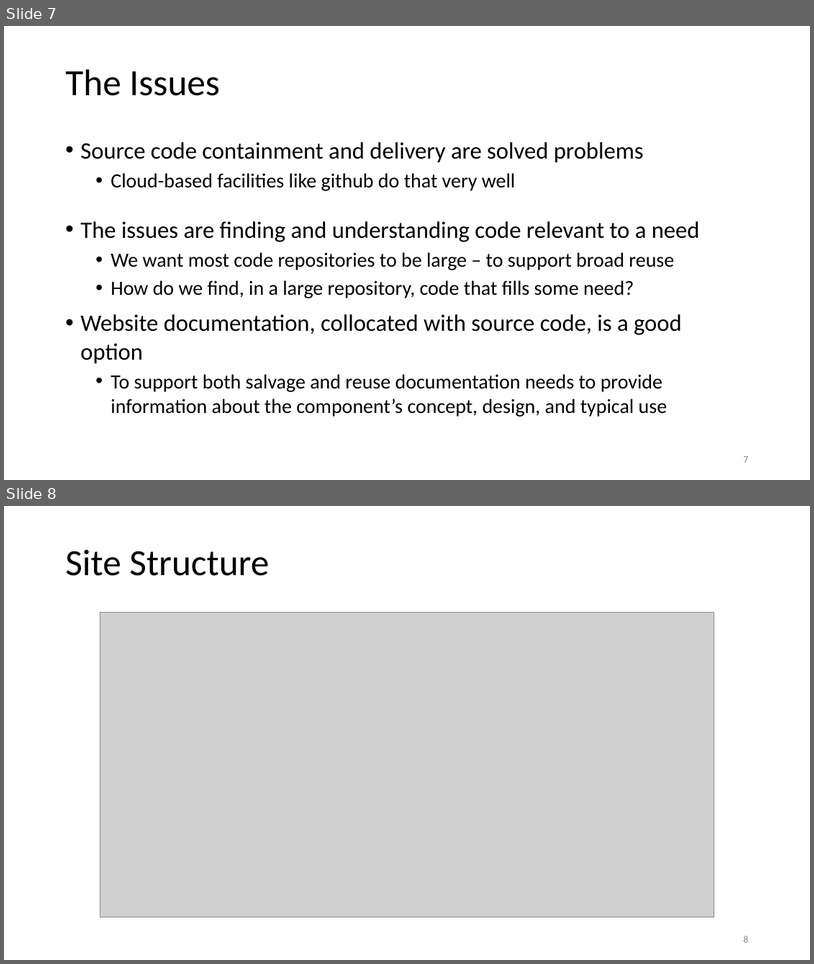
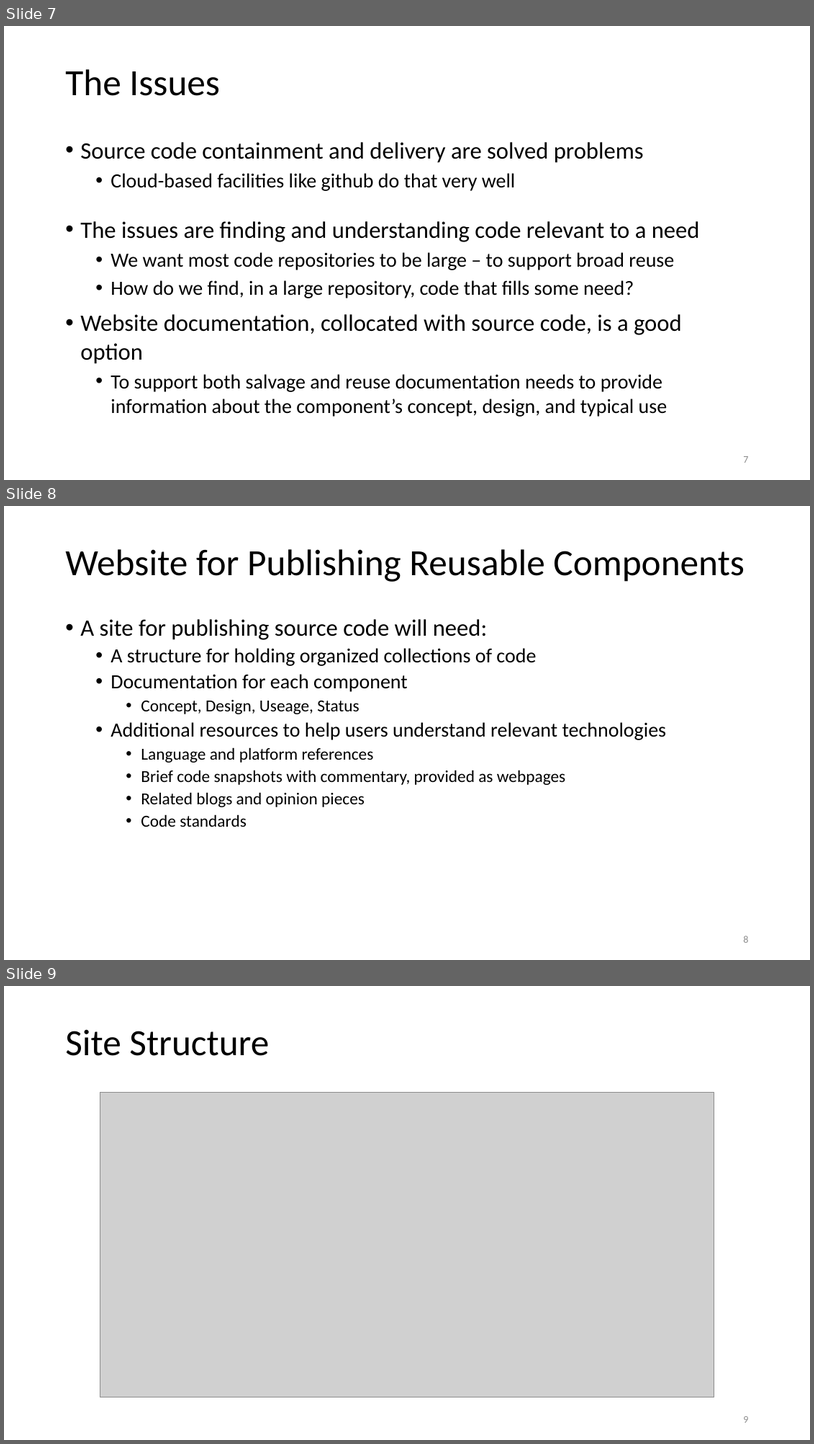
Before and after one commit to JimFawcett/JimFawcett.github.io, a slide deck: Resources/PublishingSourceCode.pptx. Shown one above the other, each under a label of ours: slides 7 and 8 before the commit, slides 7, 8 and 9 after it. The pictures are 814x964 and 814x1444 pixels, drawn with LibreOffice and Linux fonts; fonts in the diff are those of the drawing; grey boxes stand for pictures. Boxes give left, top, right and bottom in pixels: in the first picture for what was removed or moved away, otherwise in the second. Text is boxed around its words. In the diff, an @@ line names an element or a change of style, - is before the commit and + after.

```diff
--- a/Resources/PublishingSourceCode.pptx
+++ b/Resources/PublishingSourceCode.pptx
@@ slide 8 added at [4, 506, 810, 960], background #FFFFFF @@
@@ title added at [65, 549, 745, 582], 44 pt, text #000000 @@
+Website for Publishing Reusable Components
@@ text added at [80, 619, 667, 826], 20 pt, text #000000 @@
+• A site for publishing source code will need:
+  • A structure for holding organized collections of code
+  • Documentation for each component
+    • Concept, Design, Useage, Status
+  • Additional resources to help users understand relevant technologies
+    • Language and platform references
+    • Brief code snapshots with commentary, provided as webpages
+    • Related blogs and opinion pieces
+    • Code standards
@@ page number added at [743, 935, 748, 942], 12 pt, text #8C8C8C @@
+8
@@ what was slide 8 is now slide 9 @@
@@ page number at [743, 1416, 748, 1422]: text changed @@
-8
+9
```
Also in this commit, not shown: 6 other files.
